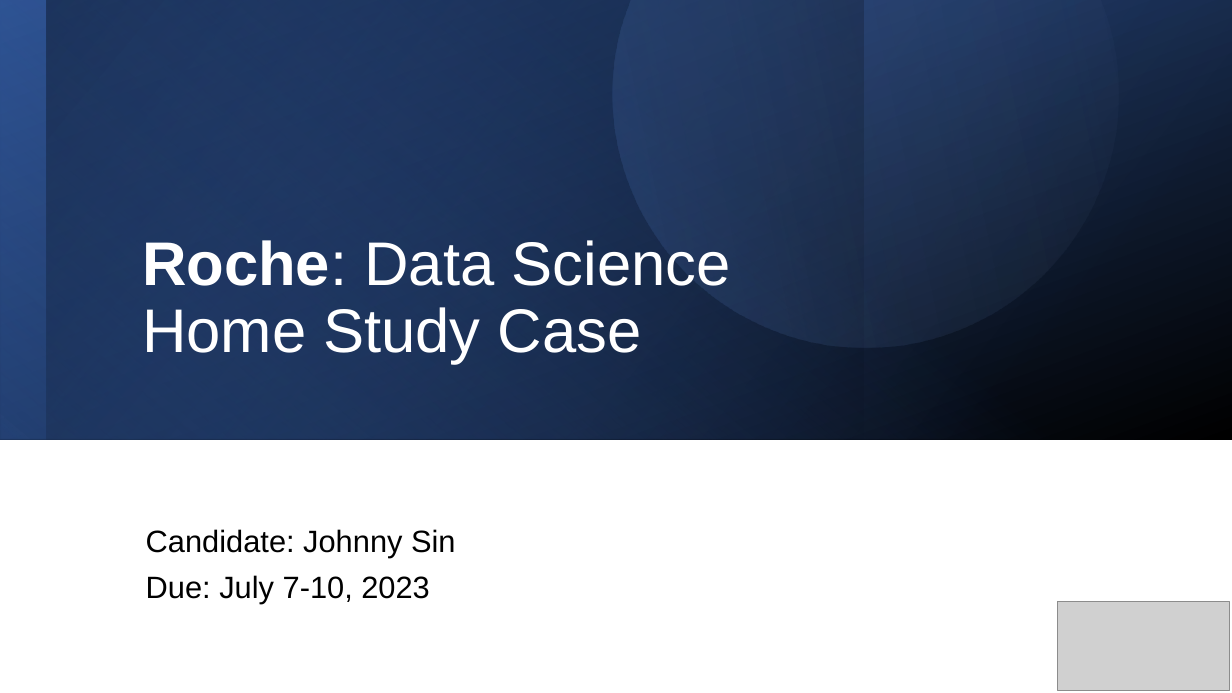
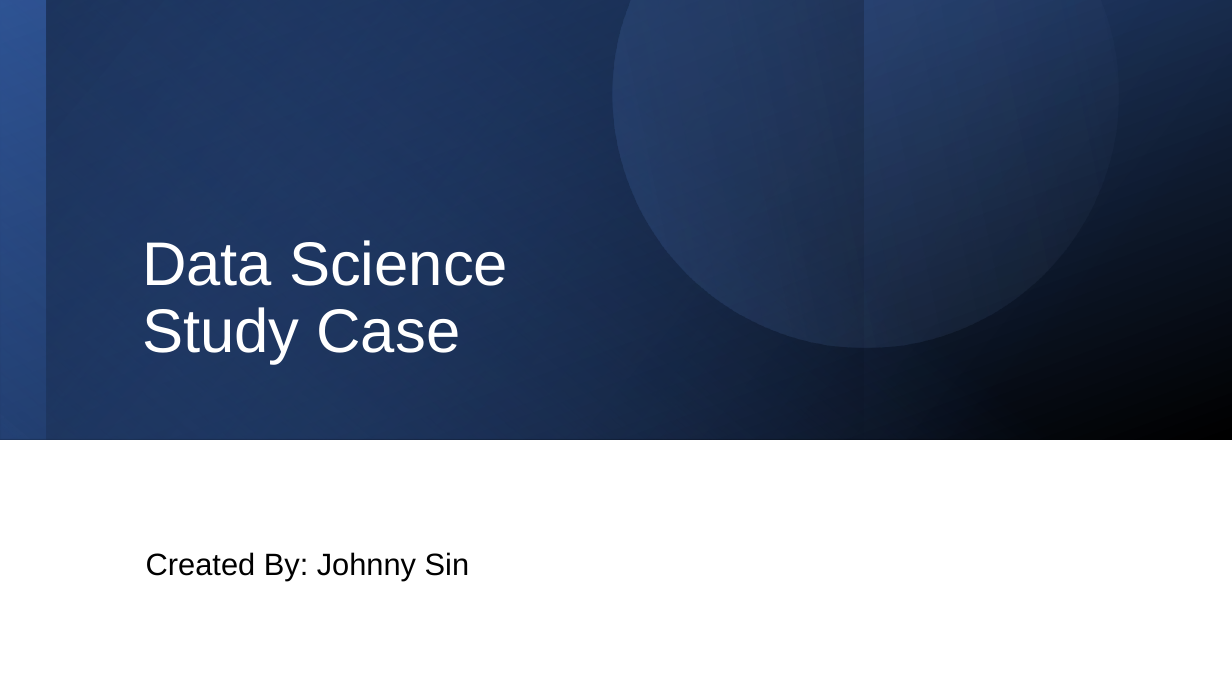
Before and after one commit to johnnys7n/Data-Scientist-Case-Study, a slide deck: slide 1 of JS-case-study-presentation.pptx. Drawn at 1232x693 pixels with LibreOffice and Linux fonts; fonts in the diff are those of the drawing; grey boxes stand for pictures. Boxes give left, top, right and bottom in pixels: in the first picture for what was removed or moved away, otherwise in the second. Text is boxed around its words. In the diff, an @@ line names an element or a change of style, - is before the commit and + after.

```diff
--- a/JS-case-study-presentation.pptx
+++ b/JS-case-study-presentation.pptx
@@ title at box(142, 240, 508, 364): text changed @@
-Roche: Data Science
-Home Study Case
+Data Science
+Study Case
@@ subtitle at box(146, 552, 469, 581): text changed @@
-Candidate: Johnny Sin
-Due: July 7-10, 2023
+Created By: Johnny Sin
@@ picture removed at box(1058, 602, 1229, 690) @@
```
Also in this commit, not shown: 28 other slides changed, 1 other file.
